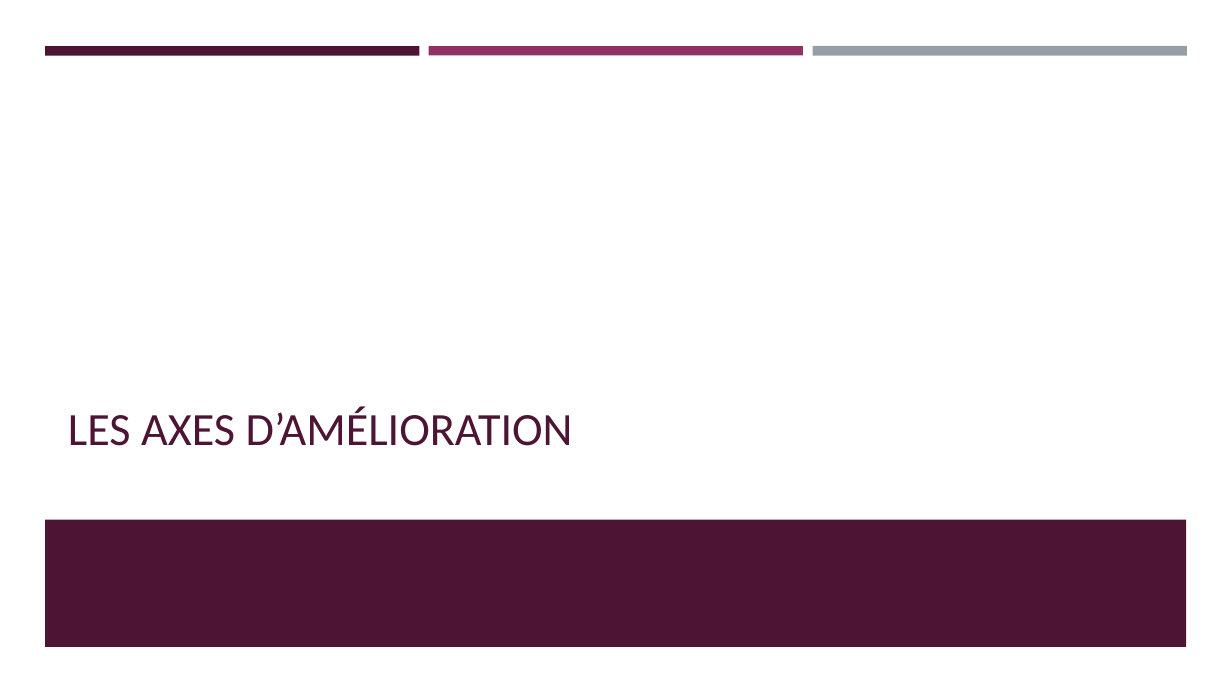
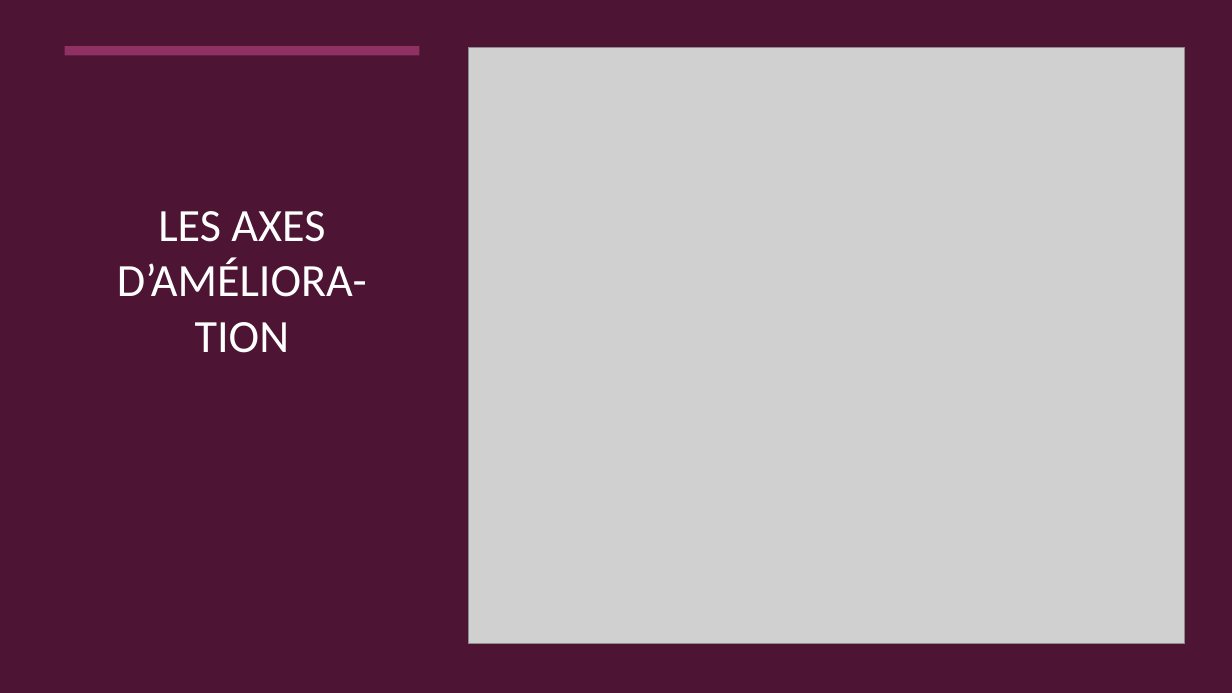
Before and after one commit to Gabrielle20/p4_ReservationVelo, a slide deck: slide 10 of Soutenance P3.pptx. Drawn at 1232x693 pixels with LibreOffice and Linux fonts; fonts in the diff are those of the drawing; grey boxes stand for pictures. Boxes give left, top, right and bottom in pixels: in the first picture for what was removed or moved away, otherwise in the second. Text is boxed around its words. In the diff, an @@ line names an element or a change of style, - is before the commit and + after.

```diff
--- a/Soutenance P3.pptx
+++ b/Soutenance P3.pptx
@@ rectangle added at box(0, 0, 1232, 693), fill #4D1434 @@
@@ rectangle removed at box(45, 46, 420, 55) @@
@@ rectangle added at box(65, 46, 420, 55), fill #903163 @@
@@ rectangle removed at box(429, 46, 803, 55) @@
@@ picture added at box(469, 47, 1185, 643) @@
@@ rectangle removed at box(812, 46, 1187, 56) @@
@@ title "LES AXES D’AMÉLIORA-TION" at box(117, 211, 367, 353): vertical alignment bottom to middle @@
@@ title at box(117, 211, 367, 353): text changed; text colour #4D1434 to #FFFFFF @@
-LES AXES D’AMÉLIORATION
+LES AXES D’AMÉLIORA-TION
@@ rectangle removed at box(45, 519, 1187, 647) @@
```
Also in this commit, not shown: 1 slide added, 4 other files.
